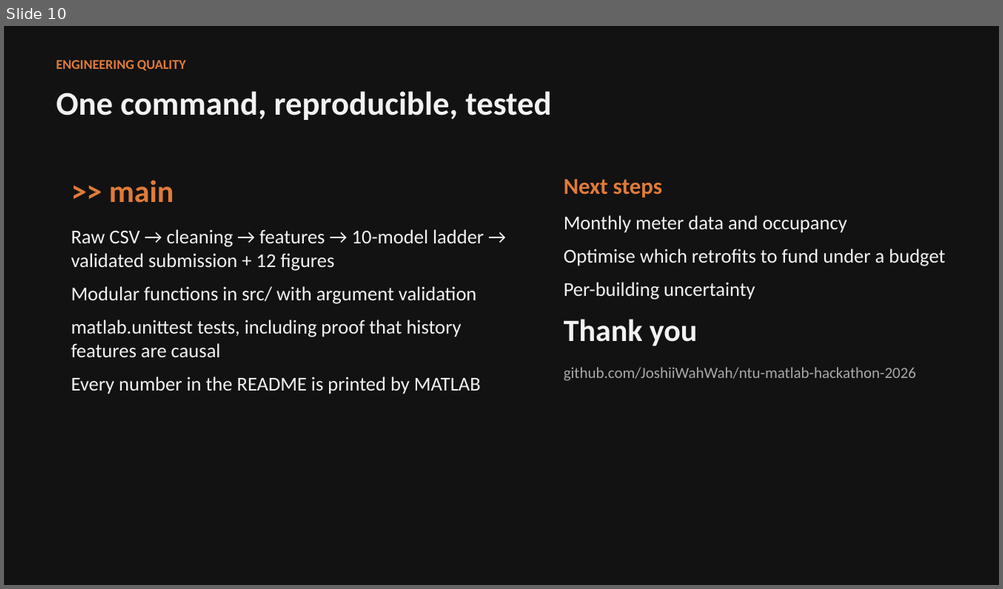
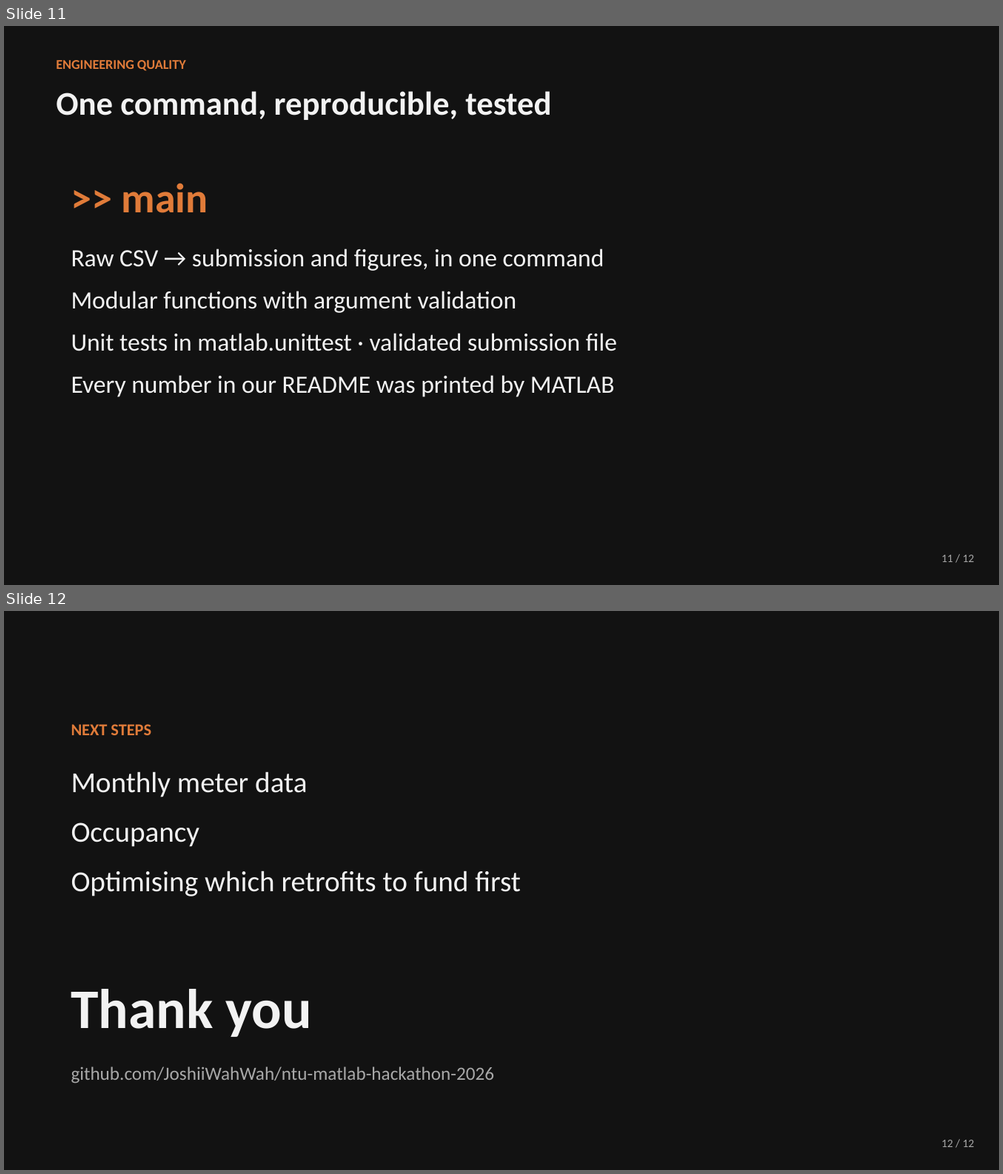
Before and after one commit to JoshiiWahWah/ntu-matlab-hackathon-2026, a slide deck: docs/demo_slides.pptx. Shown one above the other, each under a label of ours: slide 10 before the commit, slides 11 and 12 after it. The pictures are 1003x589 and 1003x1174 pixels, drawn with LibreOffice and Linux fonts; fonts in the diff are those of the drawing. Boxes give left, top, right and bottom in pixels: in the first picture for what was removed or moved away, otherwise in the second. Text is boxed around its words. In the diff, an @@ line names an element or a change of style, - is before the commit and + after.

```diff
--- a/docs/demo_slides.pptx
+++ b/docs/demo_slides.pptx
@@ slide 12 added at <box>4,611,999,1170</box>, background #121212 @@
@@ text added at <box>71,724,151,735</box>, 16 pt, text #E07B39, bold @@
+NEXT STEPS
@@ text added at <box>71,772,521,897</box>, 28 pt, text #F2F2F2 @@
+Monthly meter data
+Occupancy
+Optimising which retrofits to fund first
@@ text added at <box>71,989,312,1037</box>, 54 pt, text #F2F2F2, bold @@
+Thank you
@@ text added at <box>71,1067,495,1084</box>, 18 pt, text #A8A8A8 @@
+github.com/JoshiiWahWah/ntu-matlab-hackathon-2026
@@ text added at <box>941,1140,974,1147</box>, 11 pt, text #A8A8A8 @@
+12 / 12
@@ what was slide 10 is now slide 11 @@
@@ slide 11 changed as well @@
@@ text removed at <box>563,179,945,381</box> @@
-Next steps
-Monthly meter data and occupancy
-Optimise which retrofits to fund under a budget
-Per-building uncertainty
-Thank you
-github.com/JoshiiWahWah/ntu-matlab-hackathon-2026
@@ text at <box>122,183,208,213</box>: size 30 to 40 pt in ">> main"; more space between paragraphs @@
@@ text at <box>71,249,617,397</box>: text changed; size 19 to 24 pt @@
-Raw CSV → cleaning → features → 10-model ladder → validated submission + 12 figures
-Modular functions in src/ with argument validation
-matlab.unittest tests, including proof that history features are causal
-Every number in the README is printed by MATLAB
+Raw CSV → submission and figures, in one command
+Modular functions with argument validation
+Unit tests in matlab.unittest · validated submission file
+Every number in our README was printed by MATLAB
@@ text added at <box>941,555,974,562</box>, 11 pt, text #A8A8A8 @@
+11 / 12
```
Also in this commit, not shown: 8 other slides changed, 2 other slides added, 1 slide removed, 2 other files.
